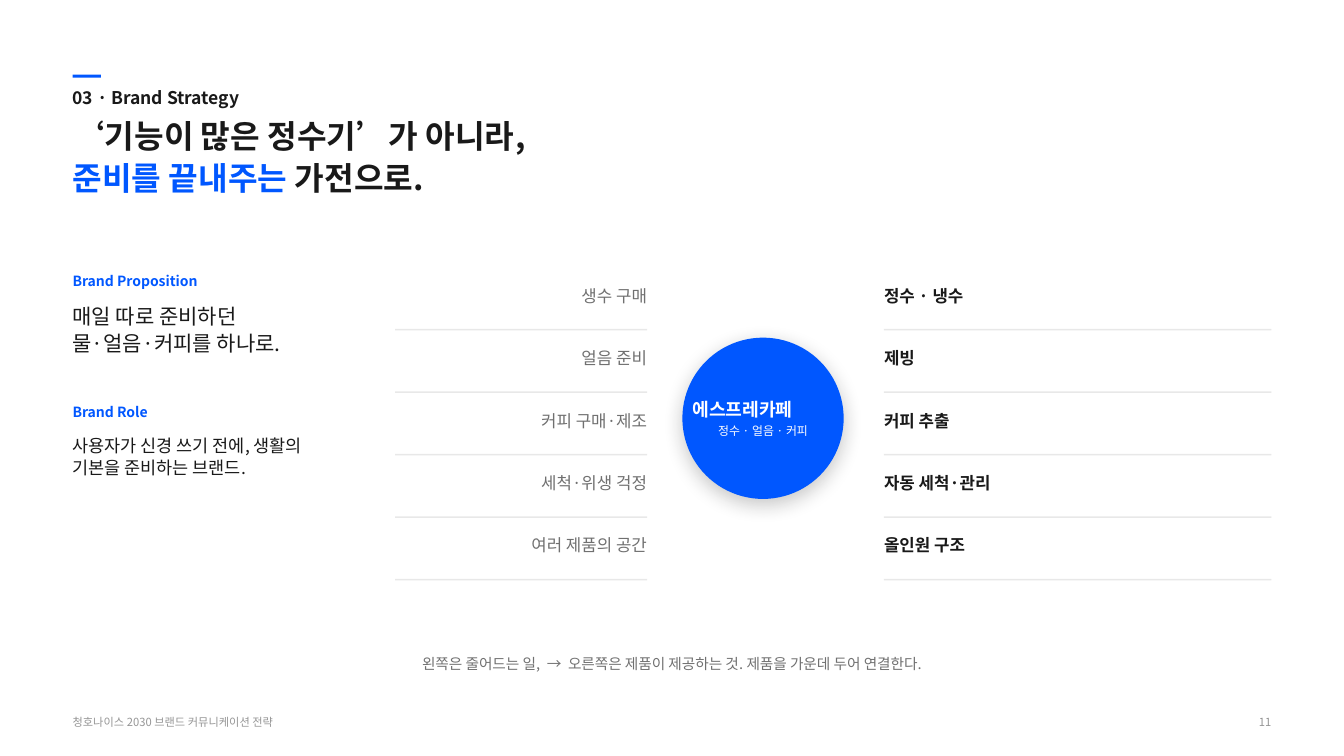
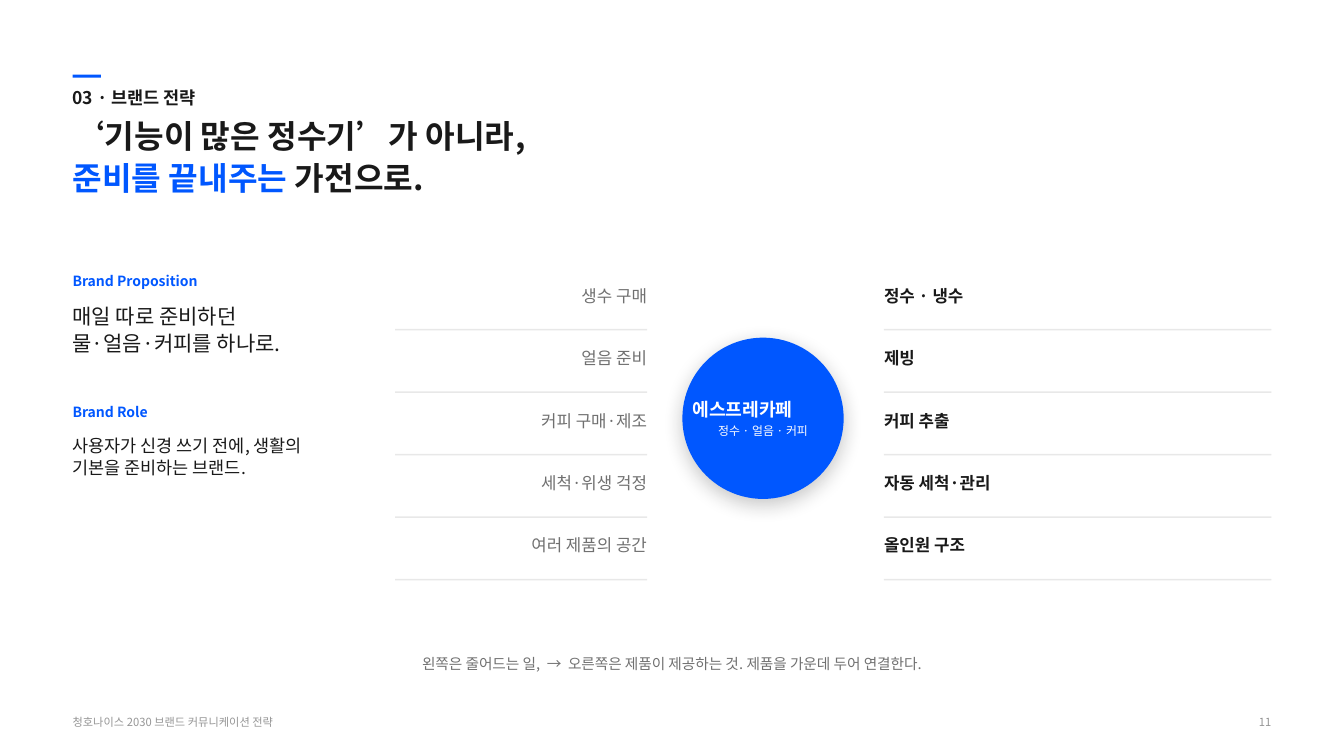
Before and after one commit to PhrenO0/CHAI-AI, a slide deck: slide 15 of 청호나이스-브랜드전략-제안.pptx. Drawn at 1344x756 pixels with LibreOffice and Linux fonts; fonts in the diff are those of the drawing. Boxes give left, top, right and bottom in pixels: in the first picture for what was removed or moved away, otherwise in the second. Text is boxed around its words. In the diff, an @@ line names an element or a change of style, - is before the commit and + after.

```diff
--- a/청호나이스-브랜드전략-제안.pptx
+++ b/청호나이스-브랜드전략-제안.pptx
@@ text at box(73, 89, 196, 106): text changed @@
-03 · Brand Strategy
+03 · 브랜드 전략
```
Also in this commit, not shown: 21 other slides changed, 1 slide added, 1 other file.
